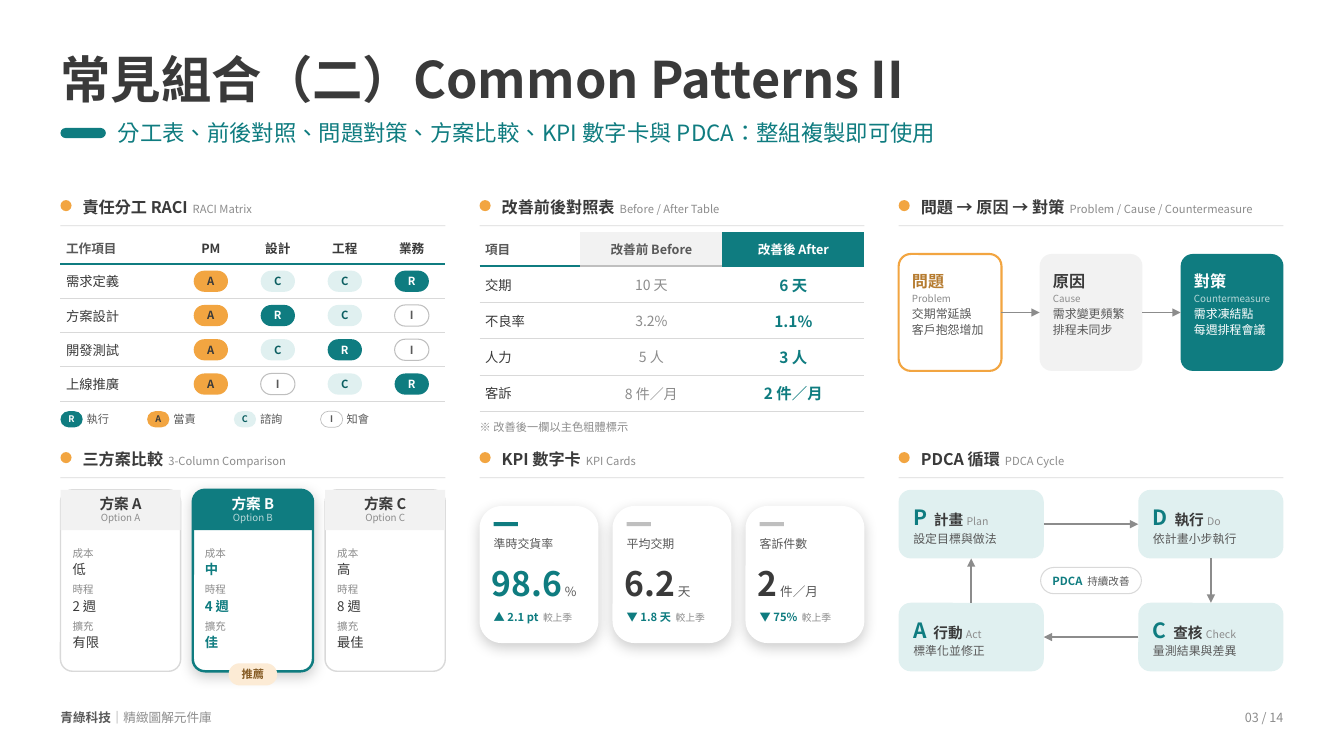
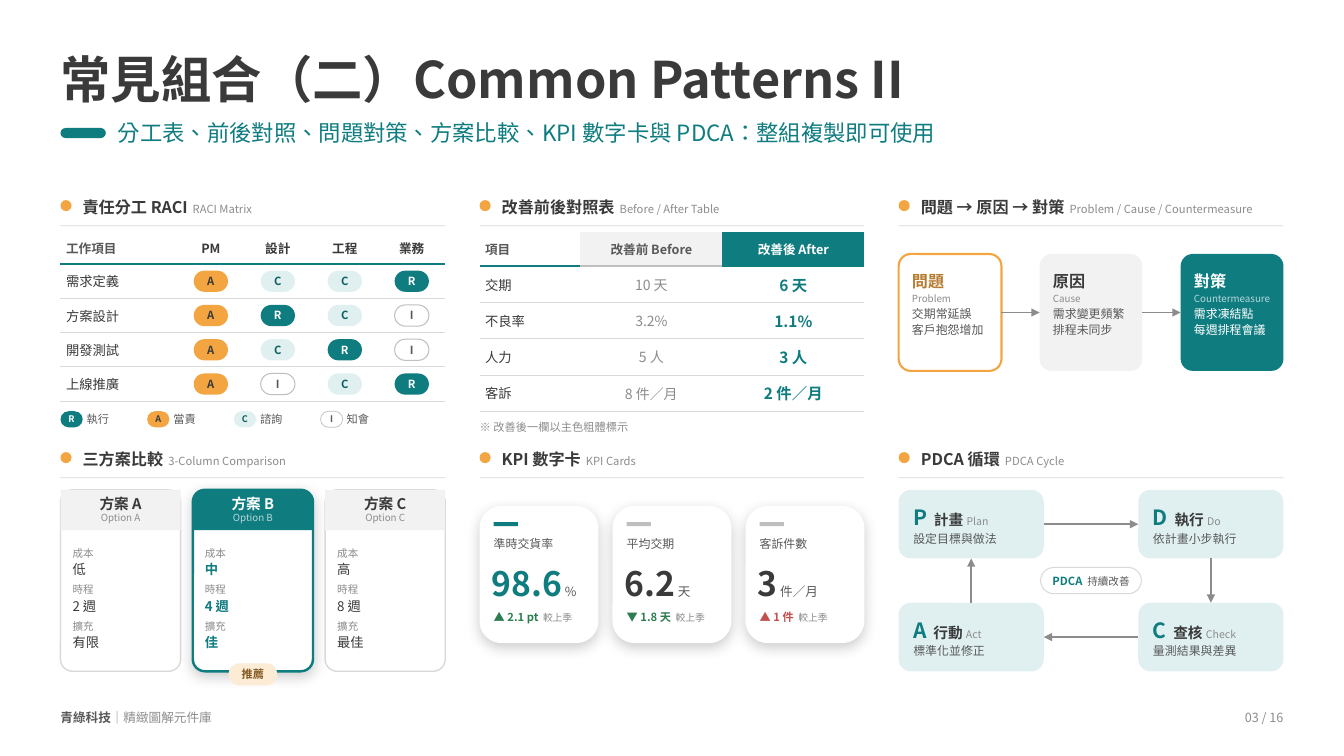
Before and after one commit to hctsaik/ppt-style-studio, a slide deck: slide 3 of out/kit-teal.pptx. Drawn at 1344x756 pixels with LibreOffice and Linux fonts; fonts in the diff are those of the drawing. Boxes give left, top, right and bottom in pixels: in the first picture for what was removed or moved away, otherwise in the second. Text is boxed around its words. In the diff, an @@ line names an element or a change of style, - is before the commit and + after.

```diff
--- a/out/kit-teal.pptx
+++ b/out/kit-teal.pptx
@@ text at box(758, 570, 818, 597): text changed @@
-2 件／月
+3 件／月
@@ text "▲ 2.1 pt 較上季" at box(507, 613, 572, 624): text colour #0F7C80 to #2E7D4F in "▲ 2.1 pt" @@
@@ text "▼ 1.8 天 較上季" at box(640, 612, 705, 622): text colour #0F7C80 to #2E7D4F in "▼ 1.8 天" @@
@@ text at box(773, 611, 827, 622): text changed; text colour #0F7C80 to #C0504D @@
-▼ 75% 較上季
+▲ 1 件 較上季
@@ text at box(1245, 712, 1283, 722): text changed @@
-03 / 14
+03 / 16
```
Also in this commit, not shown: 13 other slides changed, 2 slides added, 32 other files.
